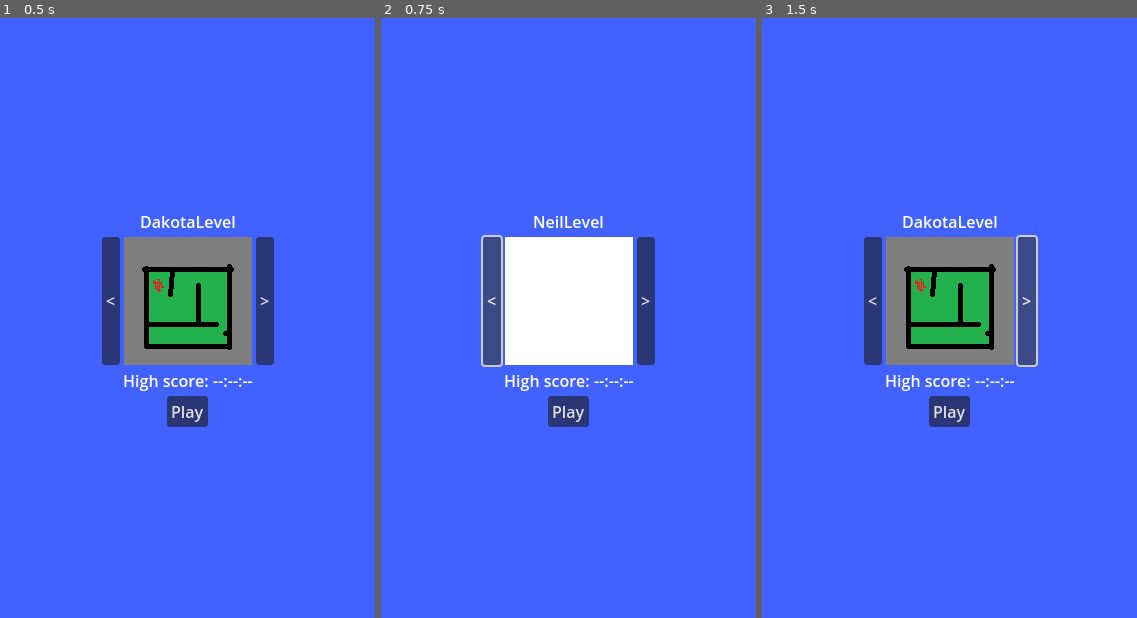
Above: before the commit, frames 1-3 (left to right).
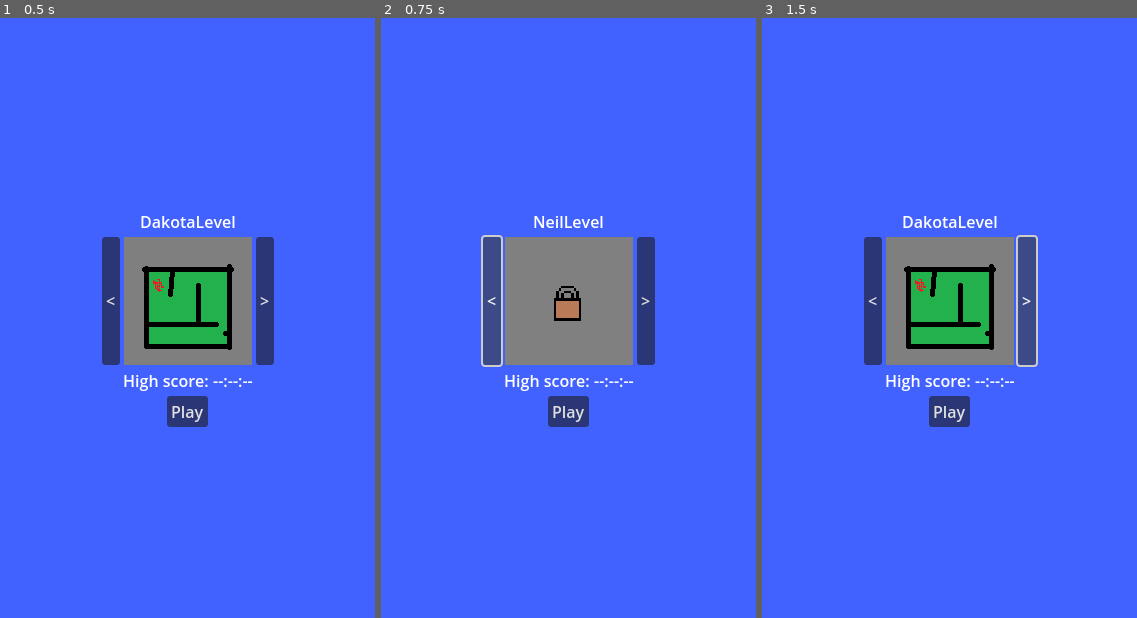
Above: after the commit, the same moments.

Repository: pt80/MobileGame
Game: Godot game, scene res://Scenes/MainMenu.tscn
The game is run twice, just before and just after one commit, with the same random seed, the same clock (stepped at 60 frames per second) and the same inputs.
Inputs:
- Up to frame 1 (0.5 s): no input
- Up to frame 2 (0.75 s): click "<" at 0.5 s
- Up to frame 3 (1.5 s): click ">" at 1.25 s

Frame 1 is identical in both runs. In frame 2, 7.3% of the frame differs, in the area x 33-68%, y 36-58%; in frame 3, nothing differs.

Commit message:
created save manager

Diff:
--- a/Scenes/AudioManager.tscn
+++ b/Scenes/AudioManager.tscn
@@ -1,6 +1,6 @@
 [gd_scene load_steps=2 format=3 uid="uid://dgyio5sb5tw65"]
 
-[ext_resource type="Script" path="res://Scripts/AudioManager.gd" id="1_8xik3"]
+[ext_resource type="Script" path="res://Scripts/Autoloads/AudioManager.gd" id="1_8xik3"]
 
 [node name="AudioManager" type="AudioStreamPlayer"]
 script = ExtResource("1_8xik3")
--- a/Scenes/Characters/Enemy.tscn
+++ b/Scenes/Characters/Enemy.tscn
@@ -25,7 +25,7 @@
 [node name="CollisionShape2D" type="CollisionShape2D" parent="Area2D"]
 shape = SubResource("CircleShape2D_opboe")
 
-[node name="RayCast2D" type="RayCast2D" parent="."]
-target_position = Vector2(70, 0)
+[node name="AudioStreamPlayer2D" type="AudioStreamPlayer2D" parent="."]
+bus = &"SFX"
 
 [connection signal="body_entered" from="Area2D" to="." method="_on_area_2d_body_entered"]
--- a/Scripts/AudioManager.gd
+++ /dev/null
@@ -1,12 +0,0 @@
-extends AudioStreamPlayer
-
-var LevelMusic = preload("res://Audio/frogs.wav")
-@onready var BackgroundMusic = $Music
-
-func PlayMusic(Music:AudioStream):
-	if BackgroundMusic.stream != Music:
-		BackgroundMusic.stream = Music
-		BackgroundMusic.play()
-
-func PlayLevelMusic():
-	PlayMusic(LevelMusic)
--- /dev/null
+++ b/Scripts/Autoloads/AudioManager.gd
@@ -0,0 +1,10 @@
+extends AudioStreamPlayer
+
+func PlayMusic(Music:AudioStream):
+	if $Music.stream != Music:
+		$Music.stream = Music
+		$Music.play()
+
+func PlaySoundEffect(Effect:AudioStream):
+	$SFX.stream = Effect
+	$SFX.play()
--- /dev/null
+++ b/Scripts/Autoloads/SaveManager.gd
@@ -0,0 +1,22 @@
+extends Node
+
+var SaveFilePath = 'user://save/'
+var SaveFileName = 'LevelSave.tres'
+
+var SaveFile = LevelData.new()
+
+func _ready():
+	VerifySaveDirectory(SaveFilePath)
+	Load()
+
+func VerifySaveDirectory(path):
+	DirAccess.make_dir_absolute(path)
+
+func Save():
+	ResourceSaver.save(SaveFile, SaveFilePath + SaveFileName)
+
+func Load():
+	if FileAccess.file_exists(SaveFilePath + SaveFileName):
+		SaveFile = ResourceLoader.load(SaveFilePath + SaveFileName).duplicate(true)
+	else:
+		Save()
--- a/Scripts/Characters/Enemy.gd
+++ b/Scripts/Characters/Enemy.gd
@@ -8,6 +8,8 @@
 	move_and_slide()
 
 func _on_area_2d_body_entered(body):
+	$AudioStreamPlayer2D.stream = load("res://Audio/SFX/hit.wav")
+	$AudioStreamPlayer2D.play()
 	if body.name == "MainCharacter":
 		body.Death()
 	else:
--- a/Scripts/Characters/MainCharacter.gd
+++ b/Scripts/Characters/MainCharacter.gd
@@ -19,4 +19,5 @@
 
 func Death():
 	print('our hero is dead')
+	AudioManager.PlaySoundEffect(load("res://Audio/pickup.wav"))
 	global_position = Vector2i(40,80)
--- a/Scripts/EndPoint.gd
+++ b/Scripts/EndPoint.gd
@@ -8,11 +8,12 @@
 		print(timer.time)
 		print('level complete')
 		UnlockNextLevel()
-		if LevelInfo.Metadata[LevelInfo.CurrentLevel]['high score'] > timer.time:
-			LevelInfo.Metadata[LevelInfo.CurrentLevel]['high score'] = timer.time
+		if SaveManager.SaveFile.Metadata[SaveManager.SaveFile.CurrentLevel]['high score'] > timer.time:
+			SaveManager.SaveFile.Metadata[SaveManager.SaveFile.CurrentLevel]['high score'] = timer.time
 			print('new high score')
 		get_tree().change_scene_to_file("res://Scenes/MainMenu.tscn")
 
 func UnlockNextLevel():
-	if LevelInfo.CurrentLevel < LevelInfo.Metadata.size() - 1:
-		LevelInfo.Metadata[LevelInfo.CurrentLevel + 1]['unlocked'] = true
+	if SaveManager.SaveFile.CurrentLevel < SaveManager.SaveFile.Metadata.size() - 1:
+		SaveManager.SaveFile.Metadata[SaveManager.SaveFile.CurrentLevel + 1]['unlocked'] = true
+	SaveManager.Save()
--- a/Scripts/LevelInfo.gd
+++ b/Scripts/LevelData.gd
@@ -1,8 +1,9 @@
-extends Node
+extends Resource
+class_name LevelData
 
-var CurrentLevel = 0
+@export var CurrentLevel = 0
 
-var Metadata = [
+@export var Metadata = [
 	{
 		'name': "DakotaLevel",
 		'scene': "res://Scenes/Levels/DakotaLevel.tscn",
@@ -15,6 +16,6 @@
 		'scene': "res://Scenes/Levels/NeilLevel.tscn",
 		'image': "res://Images/MainMenuBackground.png",
 		'high score': 9999,
-		'unlocked': true
+		'unlocked': false
 	}
 ]
--- a/Scripts/MainMenu.gd
+++ b/Scripts/MainMenu.gd
@@ -5,34 +5,35 @@
 @onready var unlock_image = $VBoxContainer/HBoxContainer2/LevelImage/UnlockImage
 
 func _ready():
-	AudioManager.PlayLevelMusic()
+	AudioManager.PlayMusic(load("res://Audio/frogs.wav"))
 	SetLevelInfo()
 
 func _on_button_pressed():
-	if LevelInfo.Metadata[LevelInfo.CurrentLevel]['unlocked']:
-		get_tree().change_scene_to_file(LevelInfo.Metadata[LevelInfo.CurrentLevel]['scene'])
+	if SaveManager.SaveFile.Metadata[SaveManager.SaveFile.CurrentLevel]['unlocked']:
+		get_tree().change_scene_to_file(SaveManager.SaveFile.Metadata[SaveManager.SaveFile.CurrentLevel]['scene'])
+		AudioManager.PlayMusic(load("res://Audio/Music/igsong.wav"))
 	else:
 		print('level is not unlocked')
 
 func _on_previous_button_pressed():
-	LevelInfo.CurrentLevel -= 1
-	if LevelInfo.CurrentLevel < 0:
-		LevelInfo.CurrentLevel = LevelInfo.Metadata.size() - 1
+	SaveManager.SaveFile.CurrentLevel -= 1
+	if SaveManager.SaveFile.CurrentLevel < 0:
+		SaveManager.SaveFile.CurrentLevel = SaveManager.SaveFile.Metadata.size() - 1
 	SetLevelInfo()
 
 func _on_next_button_pressed():
-	LevelInfo.CurrentLevel += 1
-	if LevelInfo.CurrentLevel > LevelInfo.Metadata.size() - 1:
-		LevelInfo.CurrentLevel = 0
+	SaveManager.SaveFile.CurrentLevel += 1
+	if SaveManager.SaveFile.CurrentLevel > SaveManager.SaveFile.Metadata.size() - 1:
+		SaveManager.SaveFile.CurrentLevel = 0
 	SetLevelInfo()
 
 func SetLevelInfo():
-	level_image.texture = load(LevelInfo.Metadata[LevelInfo.CurrentLevel]['image'])
-	if LevelInfo.Metadata[LevelInfo.CurrentLevel]['unlocked'] == false:
+	level_image.texture = load(SaveManager.SaveFile.Metadata[SaveManager.SaveFile.CurrentLevel]['image'])
+	if SaveManager.SaveFile.Metadata[SaveManager.SaveFile.CurrentLevel]['unlocked'] == false:
 		level_image.self_modulate = Color(0.5, 0.5, 0.5, 1)
 		unlock_image.visible = true
-	elif LevelInfo.Metadata[LevelInfo.CurrentLevel]['unlocked'] == true:
+	elif SaveManager.SaveFile.Metadata[SaveManager.SaveFile.CurrentLevel]['unlocked'] == true:
 		level_image.self_modulate = Color(1,1,1,1)
 		unlock_image.visible = false
 
-	level_name_label.text = LevelInfo.Metadata[LevelInfo.CurrentLevel]['name']
+	level_name_label.text = SaveManager.SaveFile.Metadata[SaveManager.SaveFile.CurrentLevel]['name']
--- a/default_bus_layout.tres
+++ b/default_bus_layout.tres
@@ -1,4 +1,8 @@
-[gd_resource type="AudioBusLayout" format=3 uid="uid://d1mjucvecqi67"]
+[gd_resource type="AudioBusLayout" load_steps=2 format=3 uid="uid://d1mjucvecqi67"]
+
+[sub_resource type="AudioEffectPitchShift" id="AudioEffectPitchShift_k0q74"]
+resource_name = "PitchShift"
+pitch_scale = 2.0
 
 [resource]
 bus/1/name = &"Music"
@@ -7,6 +11,8 @@
 bus/1/bypass_fx = false
 bus/1/volume_db = 0.0
 bus/1/send = &"Master"
+bus/1/effect/0/effect = SubResource("AudioEffectPitchShift_k0q74")
+bus/1/effect/0/enabled = true
 bus/2/name = &"SFX"
 bus/2/solo = false
 bus/2/mute = false
--- a/project.godot
+++ b/project.godot
@@ -16,7 +16,7 @@
 
 [autoload]
 
-LevelInfo="*res://Scripts/LevelInfo.gd"
+SaveManager="*res://Scripts/Autoloads/SaveManager.gd"
 AudioManager="*res://Scenes/AudioManager.tscn"
 
 [display]
Not shown, added: Audio/Music/igsong.wav.import
Not shown, added: Audio/Music/test.wav.import
Not shown, added: Audio/SFX/hit.wav.import
Not shown, added: Audio/pickup.wav.import
Not shown, added: Audio/Music/igsong.wav
Not shown, added: Audio/Music/test.wav
Not shown, added: Audio/SFX/hit.wav
Not shown, added: Audio/pickup.wav
